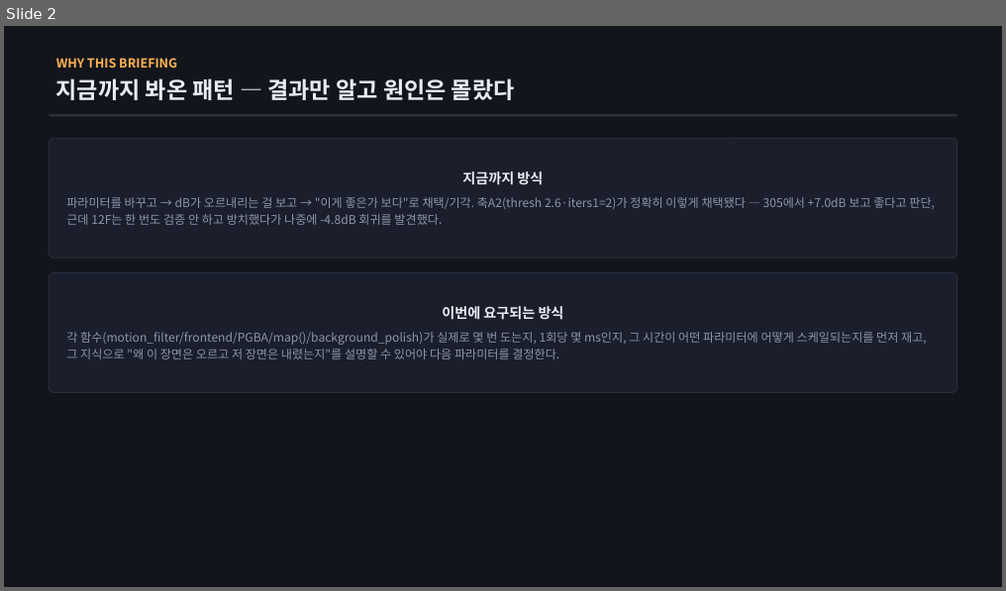
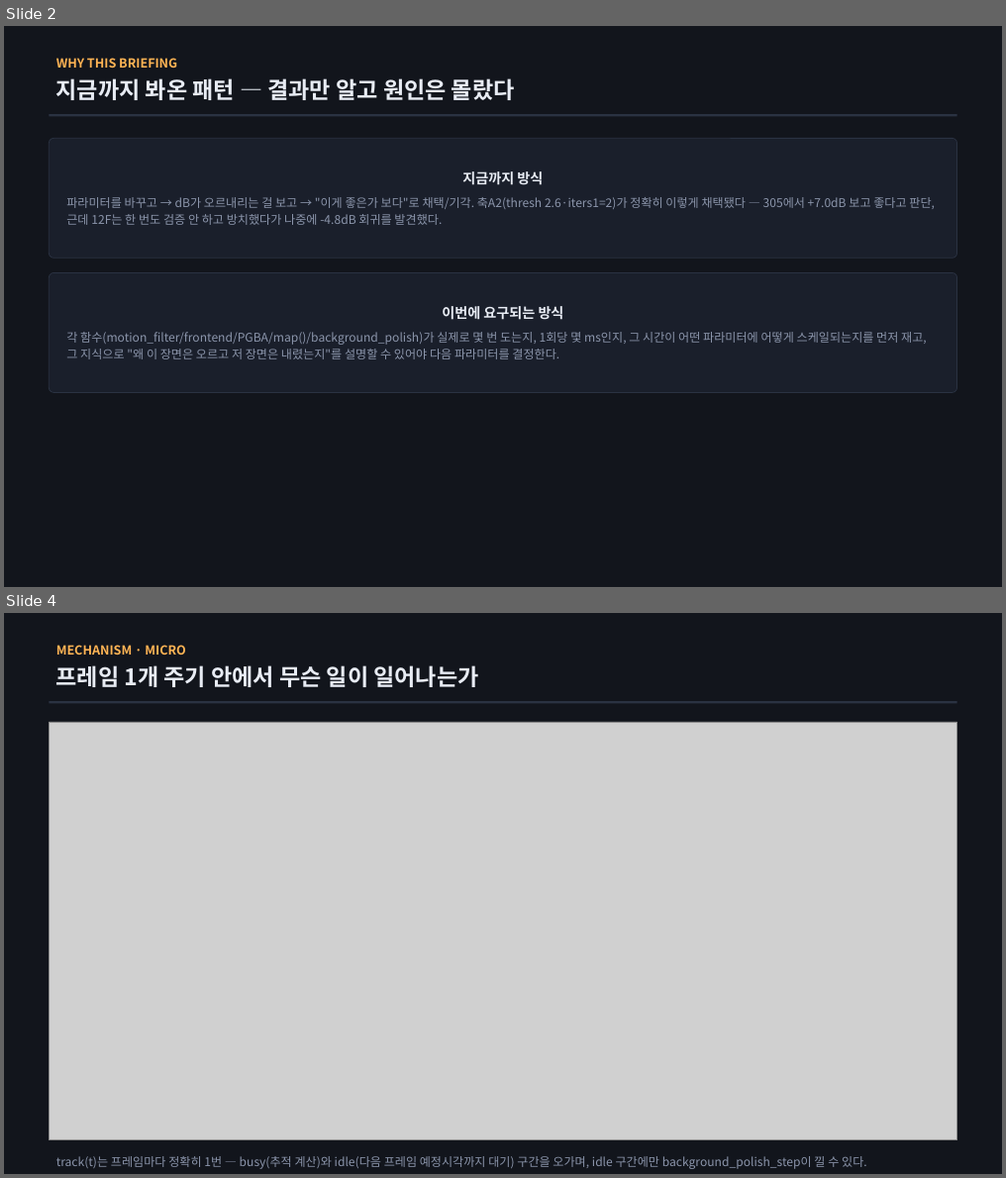
Before and after one commit to sawo0150/gs_floaterLab, a slide deck: context/ppt/ppt0812/vigs_budget_briefing_0812.pptx. Shown one above the other, each under a label of ours: slide 2 before the commit, slides 2 and 4 after it; the slides between them are not shown. The pictures are 1006x591 and 1006x1178 pixels, drawn with LibreOffice and Linux fonts; fonts in the diff are those of the drawing; grey boxes stand for pictures. Boxes give left, top, right and bottom in pixels: in the first picture for what was removed or moved away, otherwise in the second. Text is boxed around its words. In the diff, an @@ line names an element or a change of style, - is before the commit and + after.

```diff
--- a/context/ppt/ppt0812/vigs_budget_briefing_0812.pptx
+++ b/context/ppt/ppt0812/vigs_budget_briefing_0812.pptx
@@ slide 4 added at (x1=4, y1=613, x2=1002, y2=1174), background #FFFFFF @@
@@ rectangle added at (x1=4, y1=613, x2=1002, y2=1174), fill #12151C @@
@@ text added at (x1=56, y1=645, x2=185, y2=655), 12 pt, text #FFB454, bold @@
+MECHANISM · MICRO
@@ text added at (x1=56, y1=665, x2=479, y2=687), 22 pt, text #E8ECF4, bold @@
+프레임 1개 주기 안에서 무슨 일이 일어나는가
@@ rectangle added at (x1=49, y1=701, x2=957, y2=703), fill #2A3242 @@
@@ picture added at (x1=49, y1=722, x2=957, y2=1140) @@
@@ text added at (x1=56, y1=1157, x2=867, y2=1169), 11.5 pt, text #8B95AB @@
+track(t)는 프레임마다 정확히 1번 — busy(추적 계산)와 idle(다음 프레임 예정시각까지 대기) 구간을 오가며, idle 구간에만 background_polish_step이 낄 수 있다.
```
Also in this commit, not shown: 1 slide changed, 3 other slides added, 19 other files.
